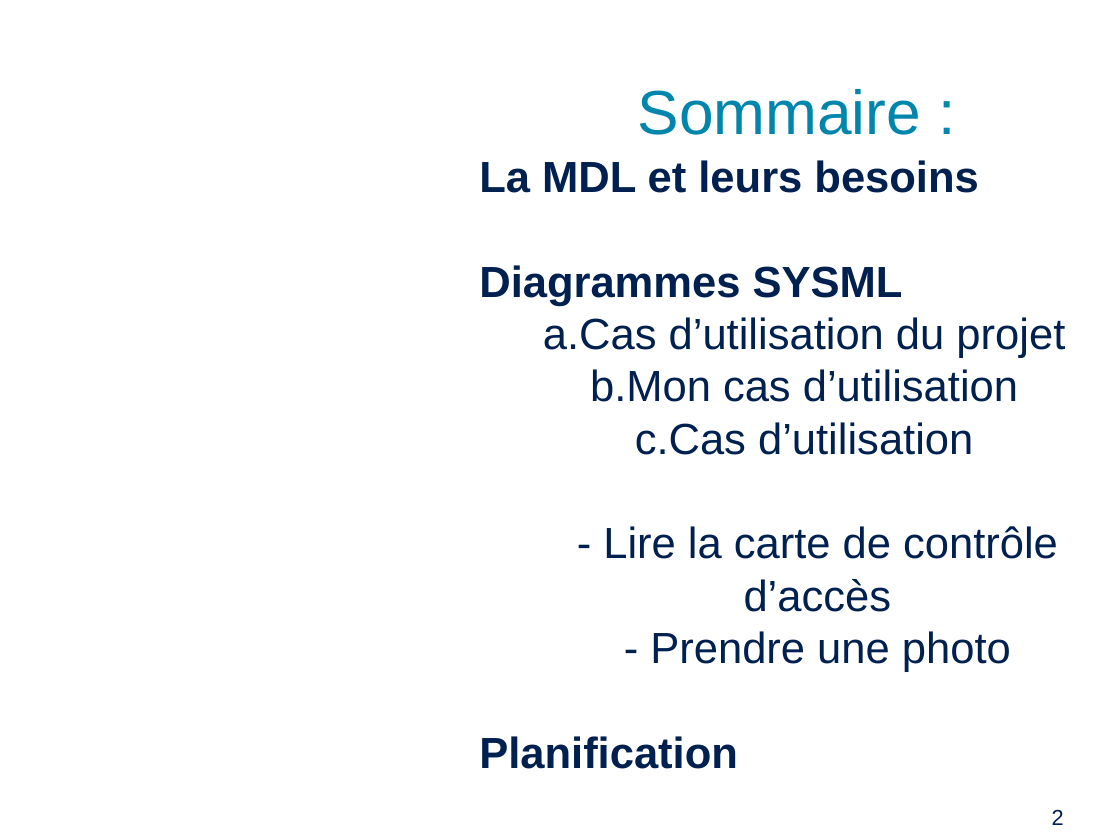
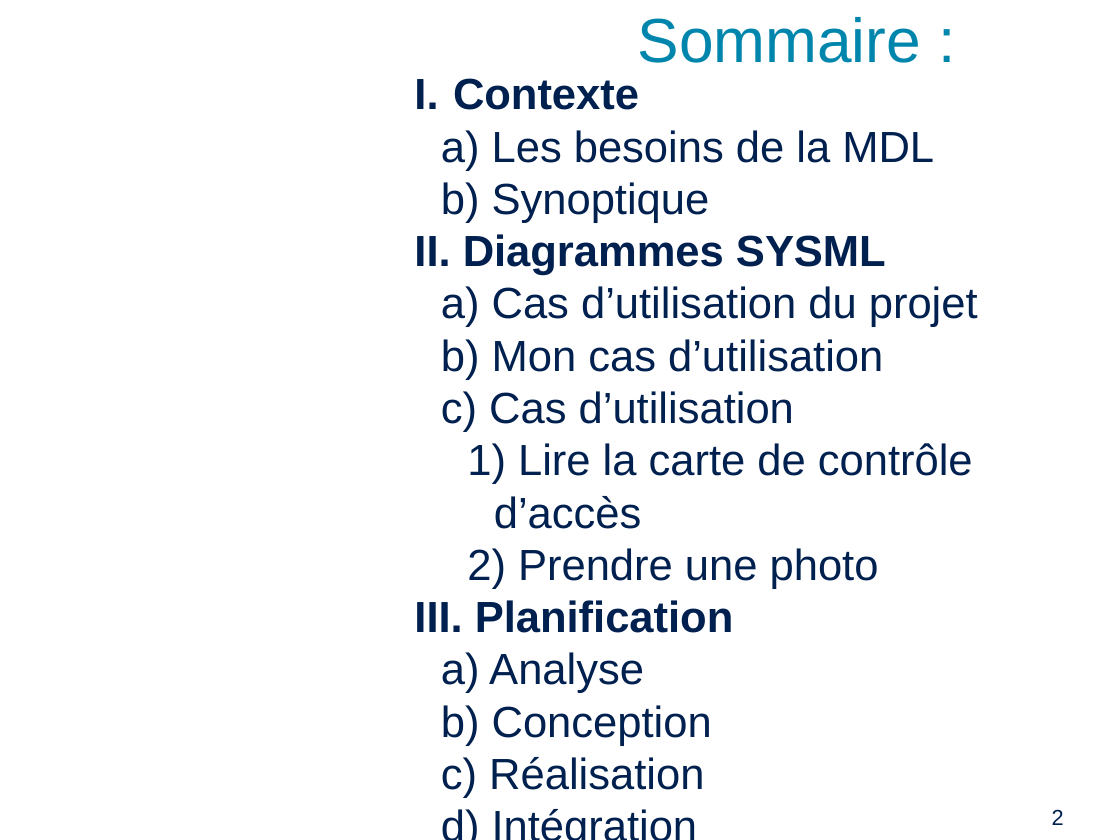
Before and after one commit to PinaudLucas/Projet, a slide deck: slide 2 of Lucas/Revue_1.odp. Drawn at 1120x840 pixels with LibreOffice and Linux fonts; fonts in the diff are those of the drawing; background and template pictures are left out. Boxes give left, top, right and bottom in pixels: in the first picture for what was removed or moved away, otherwise in the second. Text is boxed around its words. In the diff, an @@ line names an element or a change of style, - is before the commit and + after.

```diff
--- a/Lucas/Revue_1.odp
+++ b/Lucas/Revue_1.odp
@@ title "Sommaire :": place and size @@
-title "Sommaire :" at [638, 89, 921, 135]
+title "Sommaire :" at [638, 17, 921, 63]
@@ title "Sommaire :" at [638, 17, 921, 63]: vertical alignment middle to top @@
@@ subtitle "Contexte" at [453, 78, 978, 790]: vertical alignment middle to top @@
@@ subtitle "Contexte": place and size @@
-subtitle "Contexte" at [479, 160, 1065, 769]
+subtitle "Contexte" at [453, 78, 978, 790]
@@ subtitle at [453, 78, 934, 223]: text changed; bold off @@
-La MDL et leurs besoins
+I. Contexte
+  a) Les besoins de la MDL
+  b) Synoptique
@@ subtitle at [463, 234, 978, 633]: bullet none to I.; alignment centre to left; bullet a. to a) @@
@@ subtitle at [489, 391, 973, 589]: text changed @@
-  c. Cas d’utilisation
-     - Lire la carte de contrôle d’accès
-     - Prendre une photo
+  c) Cas d’utilisation
+    1) Lire la carte de contrôle d’accès
+    2) Prendre une photo
@@ subtitle at [489, 652, 712, 790]: paragraphs added @@
+  a) Analyse
+  b) Conception
+  c) Réalisation
+  d) Intégration
+IV. Conclusion
```
Also in this commit, not shown: 6 other slides changed, 6 slides added, 2 other files.
